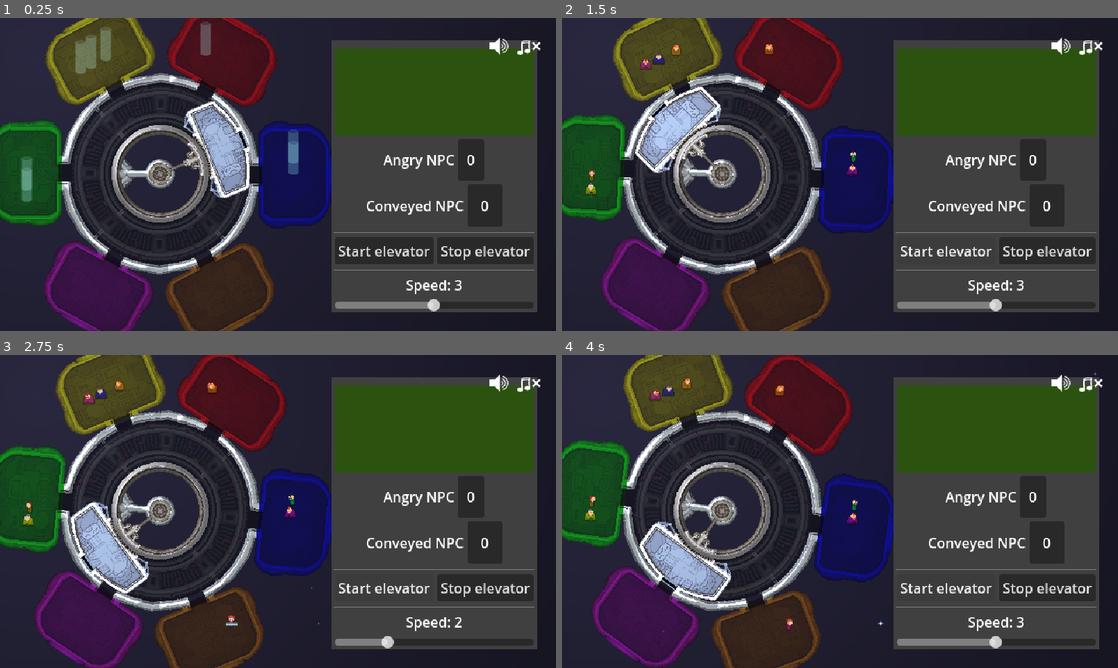
Above: before the commit, frames 1-4 (two rows, left to right).
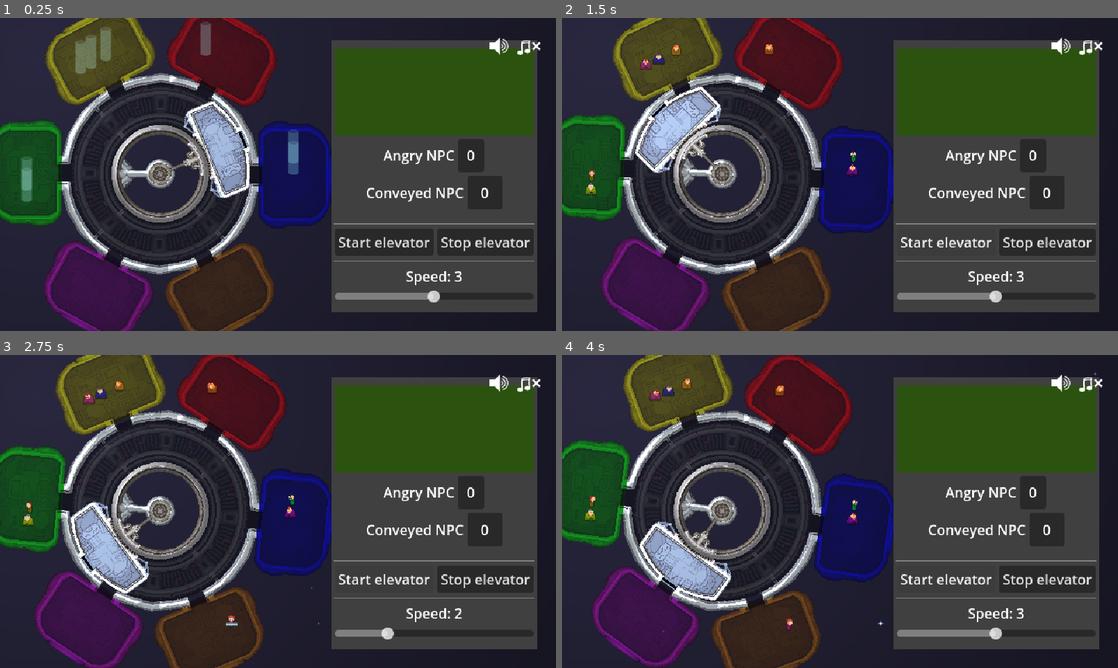
Above: after the commit, the same moments.

Repository: tehelka-gamedev/gmtk-2025
Game: Godot game, scene res://main.tscn
Same seed, same stepped clock (60 frames per second), same inputs: the game is played once before the commit and once after it. The engine's default icon, where the game draws it, is replaced by a stand-in: a white triangle on a blue panel in a dark square. Sound files missing from this copy of the repository are replaced by a short silence.
Inputs:
- Up to frame 1 (0.25 s): no input
- Up to frame 2 (1.5 s): click "Start elevator" at 0.5 s; click "Start elevator" at 1.25 s
- Up to frame 3 (2.75 s): tap Enter (open_door) at 2 s; hold Up (ui_up) from 2.03 s (still down); hold Left (decrease_elevator_speed) from 2.03 s (still down)
- Up to frame 4 (4 s): release Up (ui_up) at 2.78 s; release Left (decrease_elevator_speed) at 2.78 s; hold Down (ui_down) 2.78-3.53 s; tap Space (elevator_toggle_movement) at 2.85 s; hold Up (ui_up) from 3.53 s (still down); hold Right (increase_elevator_speed) from 3.53 s (still down)

The runs differ from the first frame. In frame 1, 3.5% of the frame differs, in the area x 60-97%, y 42-94%; in frame 2, 3.5%; in frame 3, 3.1%; in frame 4, 3.5%.

Commit message:
quickfix controlPanel UI

Diff:
--- a/godot/ui/control_panel.tscn
+++ b/godot/ui/control_panel.tscn
@@ -28,38 +28,43 @@
 unique_name_in_owner = true
 layout_mode = 2
 
-[node name="HBoxContainer" type="HBoxContainer" parent="VBoxContainer2"]
+[node name="NPCStatsLines" type="VBoxContainer" parent="VBoxContainer2"]
+layout_mode = 2
+size_flags_vertical = 3
+alignment = 1
+
+[node name="HBoxContainer" type="HBoxContainer" parent="VBoxContainer2/NPCStatsLines"]
 layout_mode = 2
 size_flags_horizontal = 4
 size_flags_vertical = 3
 
-[node name="Label" type="Label" parent="VBoxContainer2/HBoxContainer"]
+[node name="Label" type="Label" parent="VBoxContainer2/NPCStatsLines/HBoxContainer"]
 layout_mode = 2
 text = "Angry NPC"
 
-[node name="PanelContainer" type="PanelContainer" parent="VBoxContainer2/HBoxContainer"]
+[node name="PanelContainer" type="PanelContainer" parent="VBoxContainer2/NPCStatsLines/HBoxContainer"]
 layout_mode = 2
 
-[node name="AngryNPCLabel" type="Label" parent="VBoxContainer2/HBoxContainer/PanelContainer"]
+[node name="AngryNPCLabel" type="Label" parent="VBoxContainer2/NPCStatsLines/HBoxContainer/PanelContainer"]
 unique_name_in_owner = true
 custom_minimum_size = Vector2(30, 0)
 layout_mode = 2
 text = "0"
 horizontal_alignment = 1
 
-[node name="HBoxContainer2" type="HBoxContainer" parent="VBoxContainer2"]
+[node name="HBoxContainer2" type="HBoxContainer" parent="VBoxContainer2/NPCStatsLines"]
 layout_mode = 2
 size_flags_horizontal = 4
 size_flags_vertical = 3
 
-[node name="Label" type="Label" parent="VBoxContainer2/HBoxContainer2"]
+[node name="Label" type="Label" parent="VBoxContainer2/NPCStatsLines/HBoxContainer2"]
 layout_mode = 2
 text = "Conveyed NPC"
 
-[node name="PanelContainer" type="PanelContainer" parent="VBoxContainer2/HBoxContainer2"]
+[node name="PanelContainer" type="PanelContainer" parent="VBoxContainer2/NPCStatsLines/HBoxContainer2"]
 layout_mode = 2
 
-[node name="ConveyedNPCLabel" type="Label" parent="VBoxContainer2/HBoxContainer2/PanelContainer"]
+[node name="ConveyedNPCLabel" type="Label" parent="VBoxContainer2/NPCStatsLines/HBoxContainer2/PanelContainer"]
 unique_name_in_owner = true
 custom_minimum_size = Vector2(40, 0)
 layout_mode = 2
@@ -68,7 +73,9 @@
 
 [node name="VBoxContainer" type="VBoxContainer" parent="VBoxContainer2"]
 layout_mode = 2
-size_flags_vertical = 10
+size_flags_vertical = 3
+size_flags_stretch_ratio = 1.4
+alignment = 1
 
 [node name="HSeparator3" type="HSeparator" parent="VBoxContainer2/VBoxContainer"]
 layout_mode = 2
